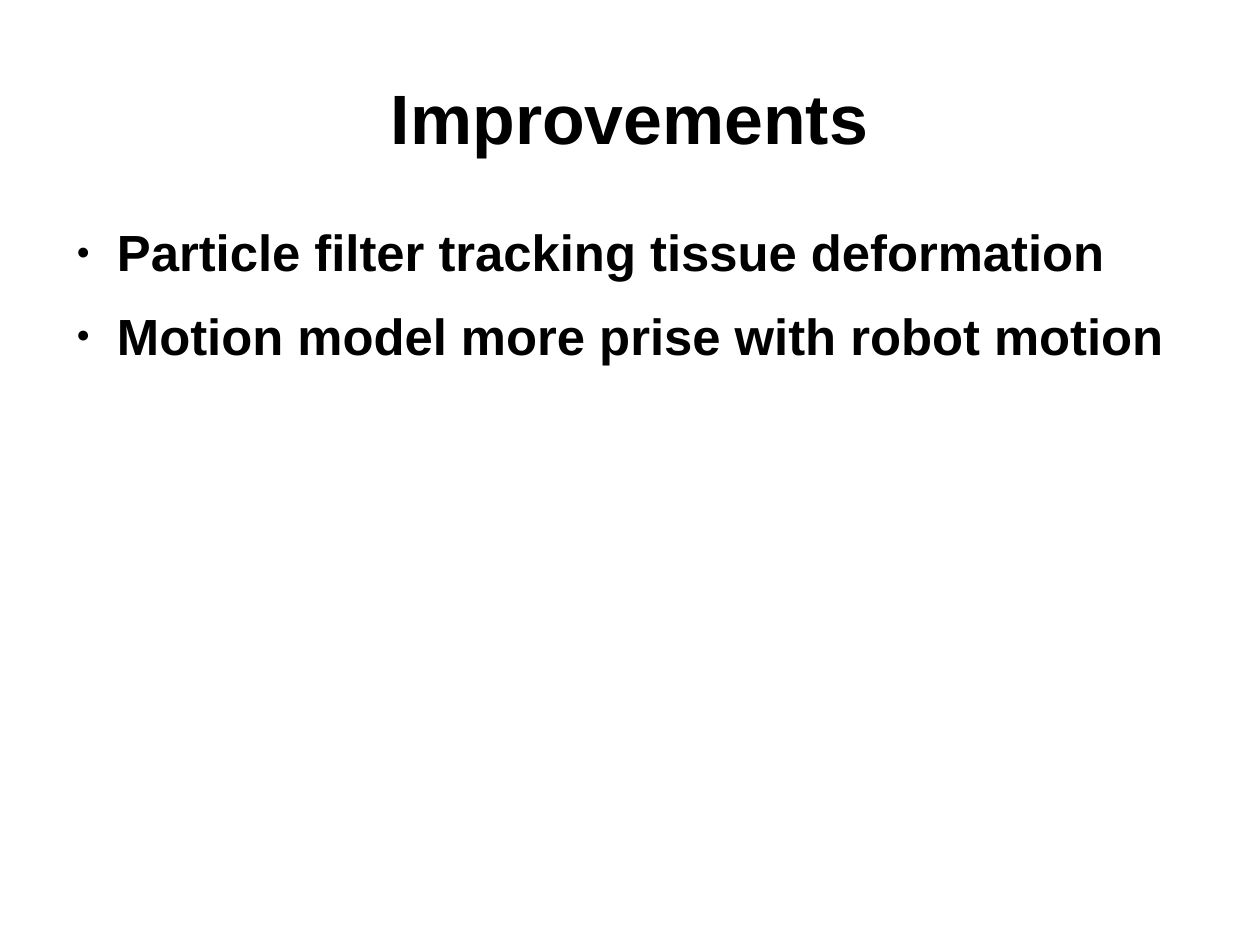
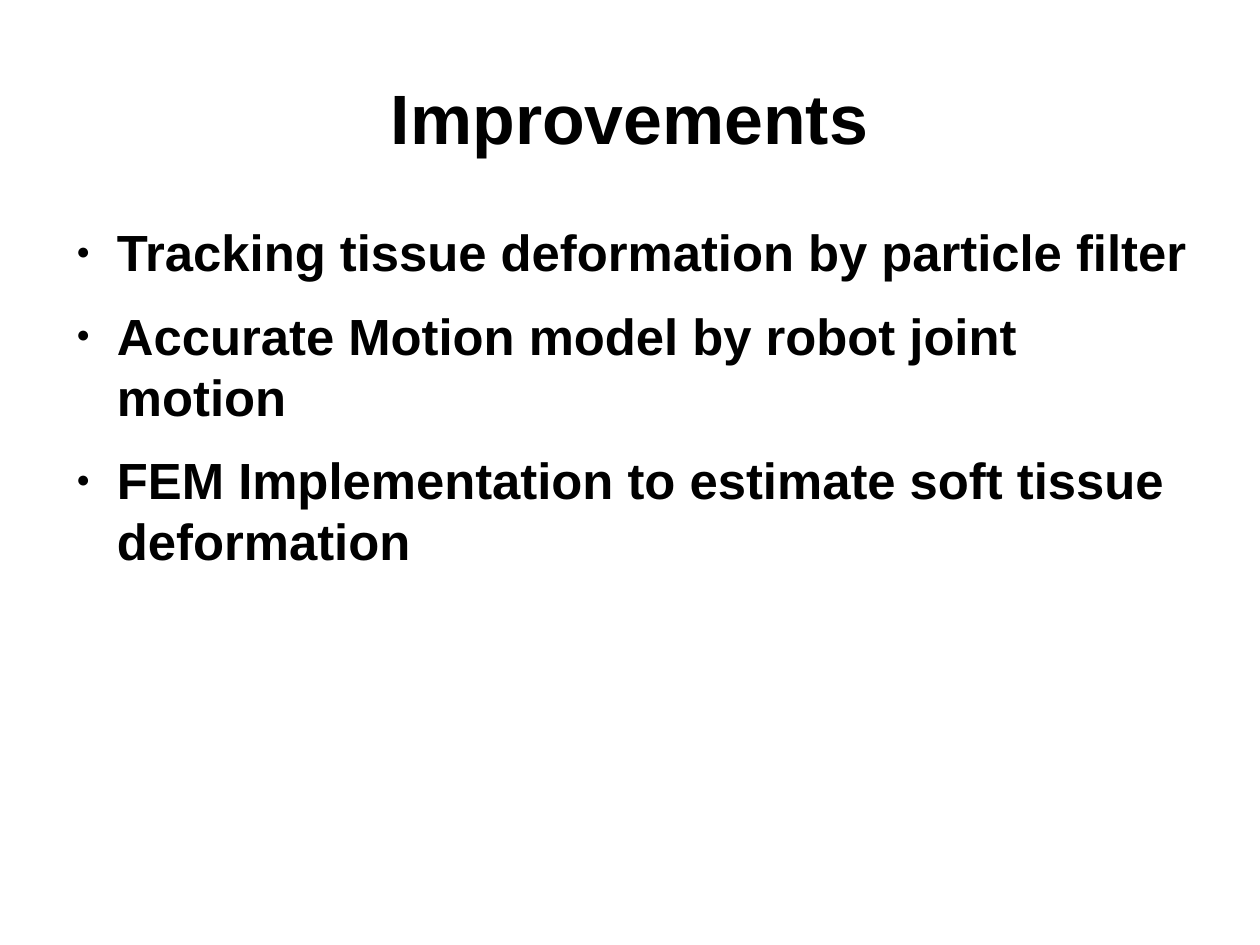
Before and after one commit to lusu8892/EECS_499_P1, a slide deck: slide 9 of EECS_499_P1.odp (slide 8 before the commit). Drawn at 1260x945 pixels with LibreOffice and Linux fonts; fonts in the diff are those of the drawing. Boxes give left, top, right and bottom in pixels: in the first picture for what was removed or moved away, otherwise in the second. Text is boxed around its words. In the diff, an @@ line names an element or a change of style, - is before the commit and + after.

```diff
--- a/EECS_499_P1.odp
+++ b/EECS_499_P1.odp
@@ text at (x1=117, y1=234, x2=1186, y2=561): text changed @@
-● Particle filter tracking tissue deformation
-● Motion model more prise with robot motion
+● Tracking tissue deformation by particle filter
+● Accurate Motion model by robot joint motion
+● FEM Implementation to estimate soft tissue deformation
```
Also in this commit, not shown: 3 other slides changed, 1 slide added, 7 other files.
